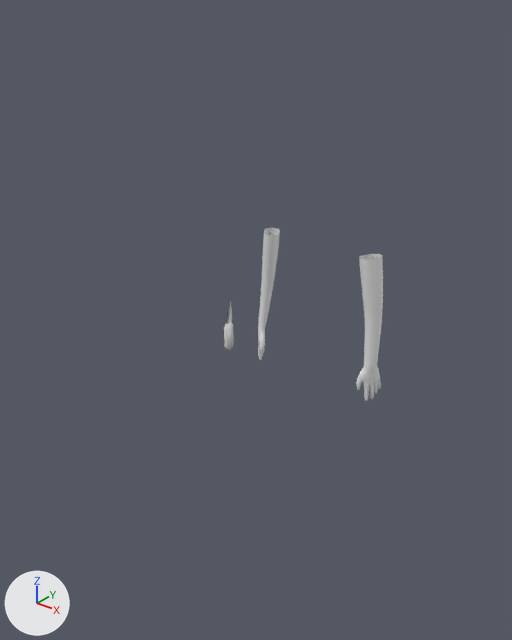
The Blender file Assets/Models/player.blend: old version first, new version second.
Both versions are drawn from a 50 mm camera at (1.45, -2.14, 2.15) aimed at (-0.06, -0.26, 0.98). The axes (+X, +Y, +Z) are drawn at lower left. The lights are the same throughout.

Before the edit, the objects in view are built like this:
```python
me_circle = bpy.data.meshes.new('Circle')
me_circle.from_pydata(...)  # 28 vertices, 15 faces; spans x -0.008..0.008, y -0.023..0.023, z -0.069..0.186
me_circle.polygons.foreach_set('use_smooth', [True] * 15)
me_plane = bpy.data.meshes.new('Plane')
me_plane.from_pydata(...)  # 2778 vertices, 2754 faces; spans x -0.302..0.302, y 0.011..0.111, z 0.609..1.215
me_plane.polygons.foreach_set('use_smooth', [True] * 2754)
me_plane.materials.append(None)
ob_knife = bpy.data.objects.new('knife', me_circle)
ob_knife.location = (-0.46, 0.048, 0.666)
ob_plane = bpy.data.objects.new('Plane', me_plane)
ob_plane.location = (0.0, 0.0, 0.0)
```
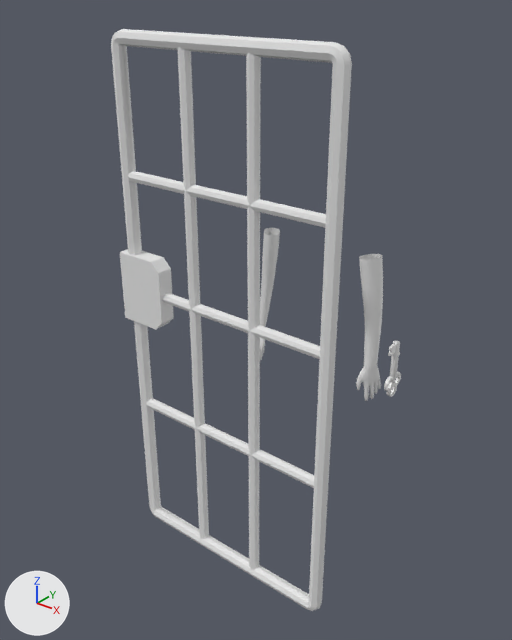
Boxes [x1, y1, x2, y2] around the edits, measured in the pictures (512 x 640 px):
'corr2 gate door.001', added
    after: [111, 29, 352, 611]
'gate key', added
    after: [384, 341, 401, 397]
'knife', hidden
    before: [224, 299, 234, 350]

Diff of the bpy script that builds the scene:
```diff
--- a/Assets/Models/player.blend.py
+++ b/Assets/Models/player.blend.py
@@ mat_material_017 @@
+mat_material_017 = diffuse_material('Material.017')
+mat_material_017.base_color = (0.8, 0.8, 0.8)  # white #e7e7e7
@@ me_circle_001 @@
+me_circle_001.from_pydata(...)  # 232 vertices, 247 faces; spans x -0.045..0.194, y -0.018..0.018, z -0.055..0.055
+me_circle_001.polygons.foreach_set('use_smooth', [True] * 247)
@@ me_circle_003 @@
+me_circle_003.from_pydata(...)  # 224 vertices, 184 faces; spans x -0.03..0.03, y -0.93..-0.01, z 0.01..2.0
+me_circle_003.polygons.foreach_set('use_smooth', [True] * 184)
+me_circle_003.materials.append(mat_material_017)  # its picture is missing
@@ ob_knife @@
 ob_knife = bpy.data.objects.new('knife', me_circle)
-ob_knife.location = (-0.46, 0.048, 0.666)
+ob_knife.location = (0.0, 0.0, 0.0)
+ob_knife.hide_viewport = True
@@ ob_gate_key @@
+ob_gate_key = bpy.data.objects.new('gate key', me_circle_001)
+ob_gate_key.location = (0.377, 0.048, 0.866)
+ob_gate_key.rotation_euler = (-1.571, 1.571, 0.0)  # degrees (-90, 90, 0)
@@ ob_corr2_gate_door_001 @@
+ob_corr2_gate_door_001 = bpy.data.objects.new('corr2 gate door.001', me_circle_003)
+ob_corr2_gate_door_001.location = (0.45, -0.5, 0.0)
+ob_corr2_gate_door_001.rotation_euler = (0.0, 0.0, -1.571)  # degrees (0, 0, -90)
```
